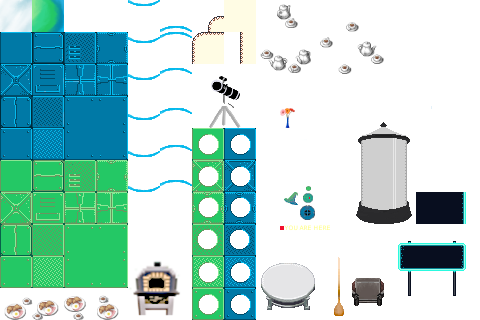
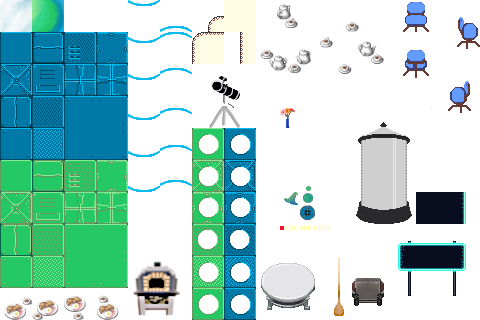
Revision of a layered 480 x 320 image; what changed, layer by layer:
added layer "Eingefügte Ebene" above "x" over [403, 50, 429, 78]
added layer "x" above "blumen" over [403, 2, 480, 113]
painted on "blumen" over [285, 111, 291, 126]
